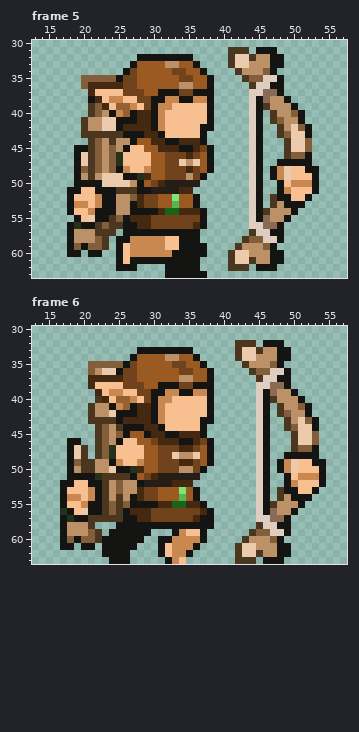
Pixel-art file -- Assets/Animations/Player/Run.aseprite. The first picture shows the starting point.
64x64 pixels, 6 frames. Colours within 5 levels of each other are drawn and written as one. Shown: frame 5: x 13..57, y 30..63; frame 6: x 13..57, y 30..63. The commit also changed other frames, which this record leaves out.
And afterwards:
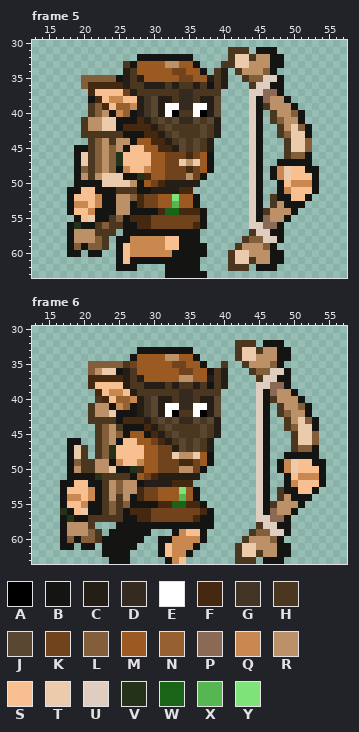
Palette (. is transparent): A #000000  B #141412  C #241e17  D #342a1f  E #ffffff  F #44280f  G #423526  H #4b3720  J #5a4732  K #70431c  L #825e3a  M #9b5a22  N #966031  P #8a6a55  Q #c88850  R #bd9168  S #f8c090  T #eccbac  U #dfcdbf  V #233219  W #196416  X #55b652  Y #7ee47a
Changes in this commit:
layer "MASK" added
--- frame 5, layer "MASK"
@@ x 24..42 @@
 32 ....BBBBBBBB.....HT
-33 ...BMMMMRRMMB....HT
-34 ..BKMMMMMKKMMB....H
-35 LBKKMMMMMMKKMMB....
-36 FFKKMMMMMMRRMMB....
-37 SSKKKMMBBBKKBBB....
-38 QQSSKKBBQQBBQQB....
-39 SNNQSKBQQSSSSSB....
-40 BQNBFFBQSSSSSSB....
-41 TBBBFFBQSSSSSSB....
-42 TBFFFFBQSSSSSBB....
-43 HHBBBFFBSSSSSB.....
-44 HRRBMMFFBBFFFB.....
-45 LRBSSMMFFFBBFKB....
+33 ..HBMMMMRRMMB...HHT
+34 ..CHMMMMMKKMMB.HC.H
+35 LBCHCMMMMMKKMMCHC..
+36 FFCHHCCCHCHHCHBHC..
+37 SSKCHHHHHHDDHHHH...
+38 QQSSCGJCCHDDHCCJ...
+39 SNNQCGJCEEDDEECJ...
+40 BQNBCGJCEAHHEACJ...
+41 TBBBFCHJHJDDJHJC...
+42 TBFFFFCHJHHHHJHC...
+43 HHBBBFFCHJHHHJHC...
+44 HRRBMMFFCHJHJHC....
+45 LRBSSMMFFCJHJHC....
 46 LVSSSSMMKKKFKMB....
--- frame 6, layer "MASK"
@@ x 24..42 @@
 34 ...BMMMMRRMMB.....H
-35 LLBKMMMMMKKMMB.....
-36 TBKKMMMMMMKKMMB....
-37 FFKKMMMMMMRRMMB....
-38 SSKKKMMBBBKKBBB....
-39 QQSSKKBBQQBBQQB....
-40 SNNQSKBQQSSSSSB....
-41 BQNBFFBQSSSSSSB....
-42 TBBBFFBQSSSSSSB....
-43 HBFFFFBQSSSSSBB....
-44 RHBBBFFBSSSSSB.....
-45 RLBMMBFFBBFFFB.....
-46 RBSSMMKFFFBBFKB....
-47 VSSSSMMKKKFFKMB....
+35 LLHKMMMMMKKMMB..H..
+36 TBCHMMMMMMKKMMBHC..
+37 FFCHCMMMMMRRMMCHC..
+38 SSCHHCCCHCHHCHBHC..
+39 QQSCHHHHHHDDHHHH...
+40 SNNQCGJCCHDDHCCJ...
+41 BQNBCGJCEEDDEECJ...
+42 TBBBCGJCEAHHEACJ...
+43 HBFFFCHJHJDDJHJC...
+44 RHBBBFCHJHHHHJHC...
+45 RLBMMBFCHJHHHJHC...
+46 RBSSMMKFCHJHJHC....
+47 VSSSSMMKKCJHJHC....
 48 VSSSSMMKKTRRTMB....
Pixel boxes of the changes (left, top, right, bottom) in both pictures:
changed: (123, 61, 228, 152)
changed: (123, 361, 228, 452)
